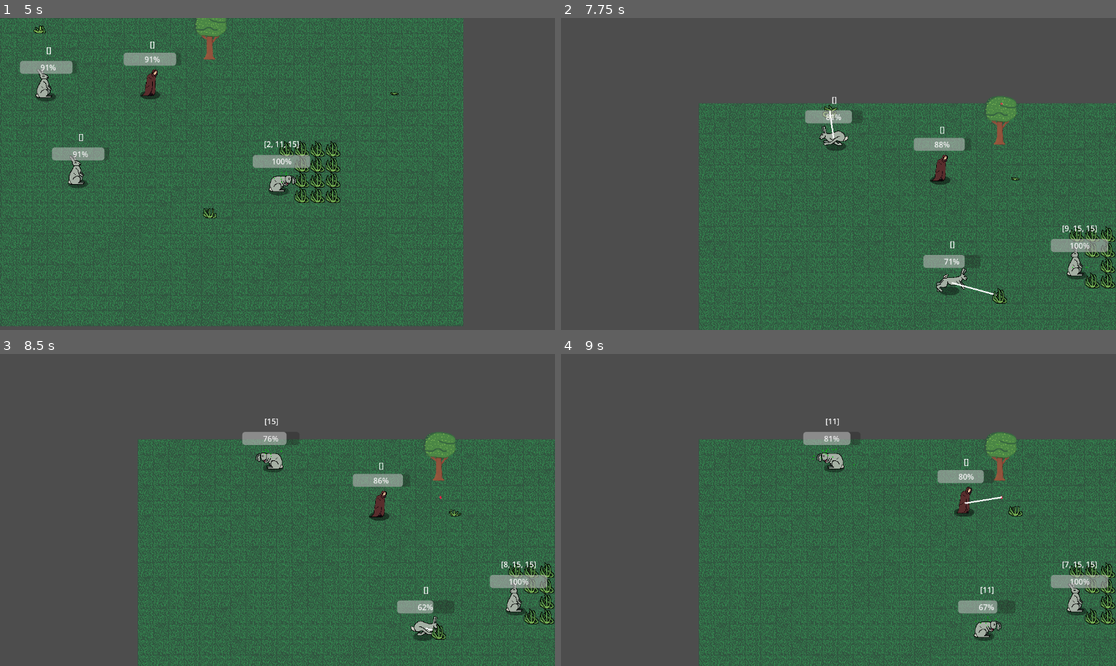
Above: before the commit, frames 1-4 (two rows, left to right).
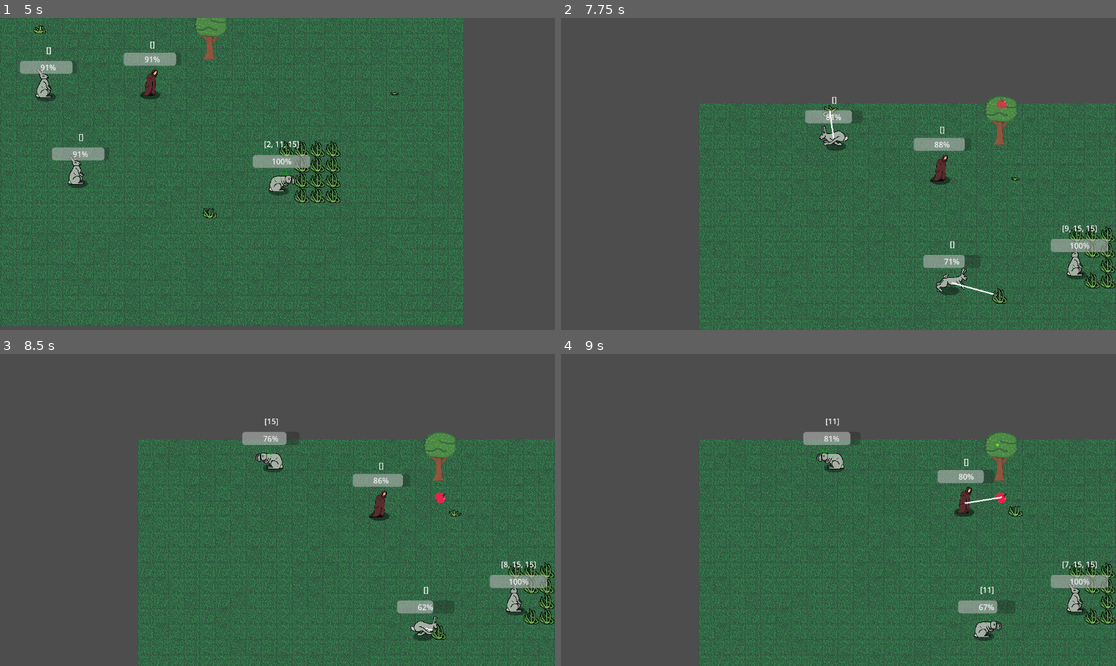
Above: after the commit, the same moments.

Repository: rundoom/Upraiser
Game: Godot game, scene res://creature/grass_test.tscn
The game is run twice, just before and just after one commit, with the same random seed, the same clock (stepped at 60 frames per second) and the same inputs.
Inputs (mouse positions are in pixels of both pictures, inside the frame that each line leads up to):
- Up to frame 1 (5 s): move the mouse to (172, 174) at 0.52 s; press the mouse at (172, 174) at 0.53 s; release the mouse at (172, 174) at 1.25 s; click (55, 161) at 1.25 s; move the mouse to (166, 189) at 2.02 s; right-click (166, 189) at 2.1 s; move the mouse to (477, 174) at 2.77 s; press the mouse at (477, 174) at 2.78 s; release the mouse at (477, 174) at 3.5 s; click (55, 161) at 3.5 s; move the mouse to (249, 236) at 4.27 s; right-click (249, 236) at 4.35 s
- Up to frame 2 (7.75 s): move the mouse to (610, 89) at 5.02 s; press the mouse at (610, 89) at 5.03 s; release the mouse at (610, 89) at 5.75 s; click (616, 161) at 5.75 s; move the mouse to (1043, 167) at 6.52 s; right-click (1043, 167) at 6.6 s; move the mouse to (866, 174) at 7.27 s; press the mouse at (866, 174) at 7.28 s
- Up to frame 3 (8.5 s): move the mouse to (194, 432) at 8.02 s; release the mouse at (194, 432) at 8.03 s; right-click (194, 432) at 8.1 s
- Up to frame 4 (9 s): move the mouse to (960, 494) at 8.77 s; press the mouse at (960, 494) at 8.78 s

Frame 1 is identical in both runs. In frame 2, less than 0.1% of the frame differs, in the area x 78-81%, y 25-29%; in frame 3, less than 0.1%, in the area x 78-81%, y 28-48%; in frame 4, less than 0.1%.

Commit message:
Larger apple

Diff:
--- a/loot/fruit.tscn
+++ b/loot/fruit.tscn
@@ -39,7 +39,7 @@
 "times": PackedFloat32Array(0),
 "transitions": PackedFloat32Array(1),
 "update": 0,
-"values": [Vector2(0.05, 0.05)]
+"values": [Vector2(0.2, 0.2)]
 }
 tracks/1/type = "value"
 tracks/1/imported = false
@@ -51,7 +51,7 @@
 "times": PackedFloat32Array(0),
 "transitions": PackedFloat32Array(1),
 "update": 0,
-"values": [Vector2(0.05, 0.05)]
+"values": [Vector2(0.2, 0.2)]
 }
 tracks/2/type = "value"
 tracks/2/imported = false
@@ -115,7 +115,7 @@
 "times": PackedFloat32Array(0, 3),
 "transitions": PackedFloat32Array(1, 1),
 "update": 0,
-"values": [Vector2(0, 0), Vector2(0.05, 0.05)]
+"values": [Vector2(0, 0), Vector2(0.2, 0.2)]
 }
 tracks/1/type = "value"
 tracks/1/imported = false
@@ -127,7 +127,7 @@
 "times": PackedFloat32Array(0, 3),
 "transitions": PackedFloat32Array(1, 1),
 "update": 0,
-"values": [Vector2(0, 0), Vector2(0.05, 0.05)]
+"values": [Vector2(0, 0), Vector2(0.2, 0.2)]
 }
 tracks/2/type = "value"
 tracks/2/imported = false
@@ -244,12 +244,12 @@
 region_rect = Rect2(0, 0, 114, 118)
 
 [node name="CurrentImg" type="AnimatedSprite2D" parent="." index="2"]
-scale = Vector2(0.05, 0.05)
+scale = Vector2(0.2, 0.2)
 sprite_frames = SubResource("SpriteFrames_d28tg")
 animation = &"grow"
 
 [node name="NextImg" type="AnimatedSprite2D" parent="." index="3"]
-scale = Vector2(0.05, 0.05)
+scale = Vector2(0.2, 0.2)
 sprite_frames = SubResource("SpriteFrames_d28tg")
 animation = &"grow"
 
